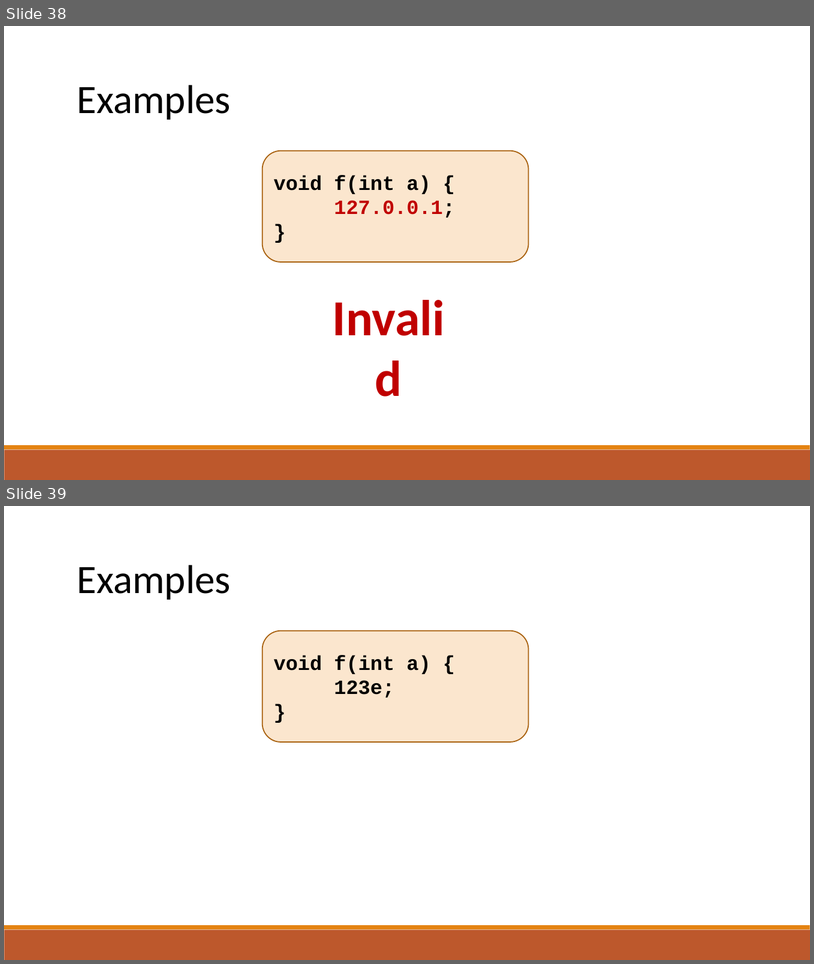
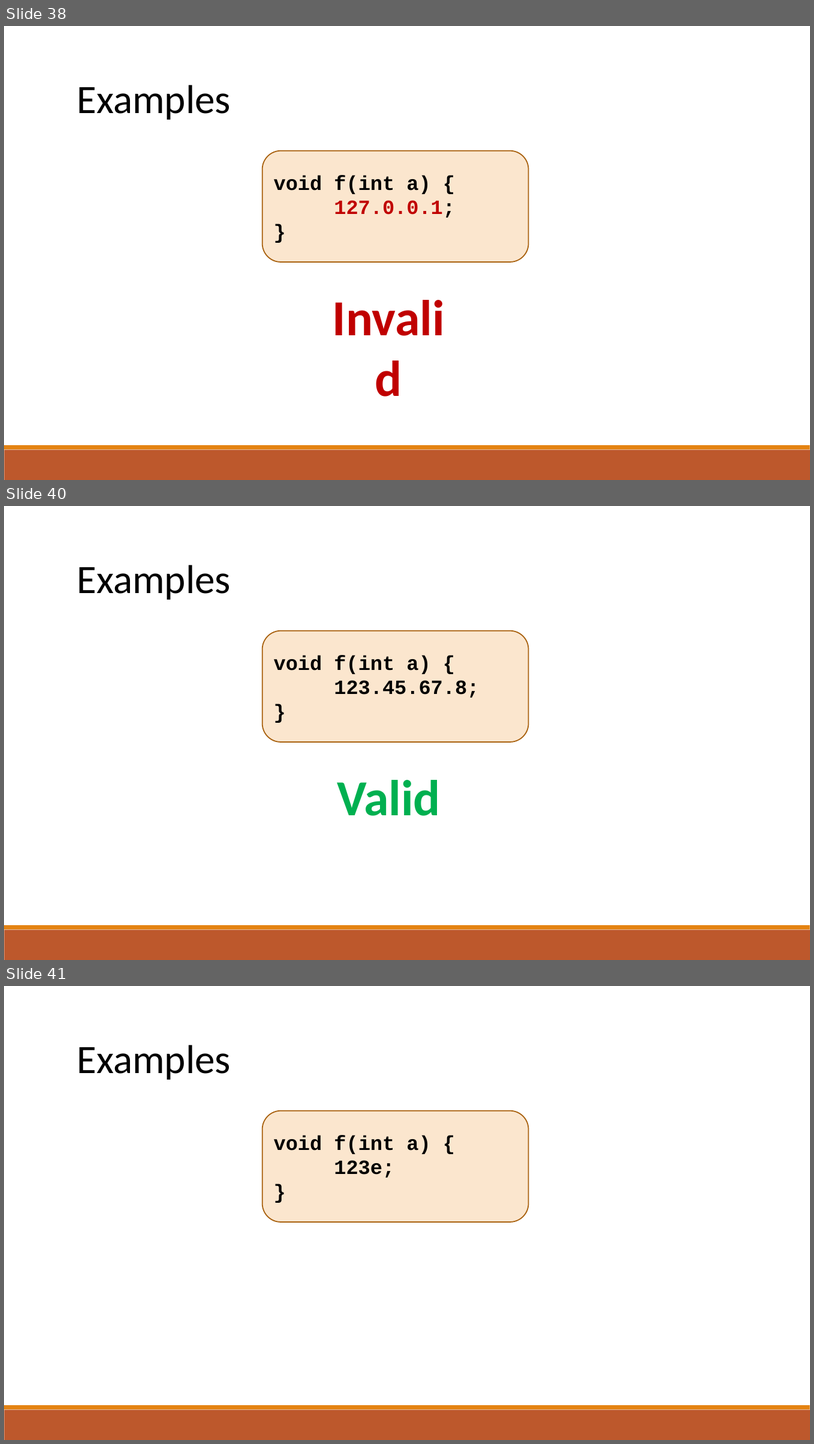
Before and after one commit to raghadzeidan/COMPILATION_TAU_FOR_STUDENTS, a slide deck: new_slides/lexical_analysis.pptx. Shown one above the other, each under a label of ours: slides 38 and 39 before the commit, slides 38, 40 and 41 after it; the slides between them are not shown. The pictures are 814x964 and 814x1444 pixels, drawn with LibreOffice and Linux fonts; fonts in the diff are those of the drawing. Boxes give left, top, right and bottom in pixels: in the first picture for what was removed or moved away, otherwise in the second. Text is boxed around its words. In the diff, an @@ line names an element or a change of style, - is before the commit and + after.

```diff
--- a/new_slides/lexical_analysis.pptx
+++ b/new_slides/lexical_analysis.pptx
@@ slide 40 added at <box>4,506,810,960</box>, background #FFFFFF; not listed: 2 template elements that a slide beside it also shows @@
@@ text added at <box>77,565,231,600</box>, 48 pt, text #000000 @@
+Examples
@@ rounded rectangle added at <box>263,631,528,742</box>, fill #FBE6CE, outline #A9610D 1.25 pt, 24 pt, text #000000, bold @@
+void f(int a) {
+123.45.67.8;
+}
@@ text added at <box>337,780,441,816</box>, 60 pt, text #00B050, bold @@
+Valid
@@ what was slide 39 is now slide 41 @@
```
Also in this commit, not shown: 3 slides changed, 5 other slides added, 1 other file.
